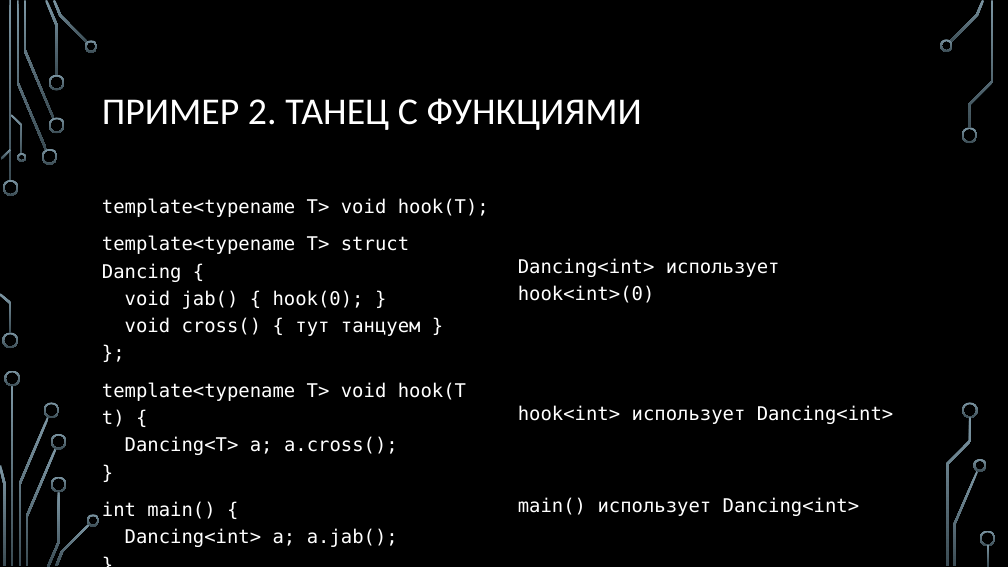
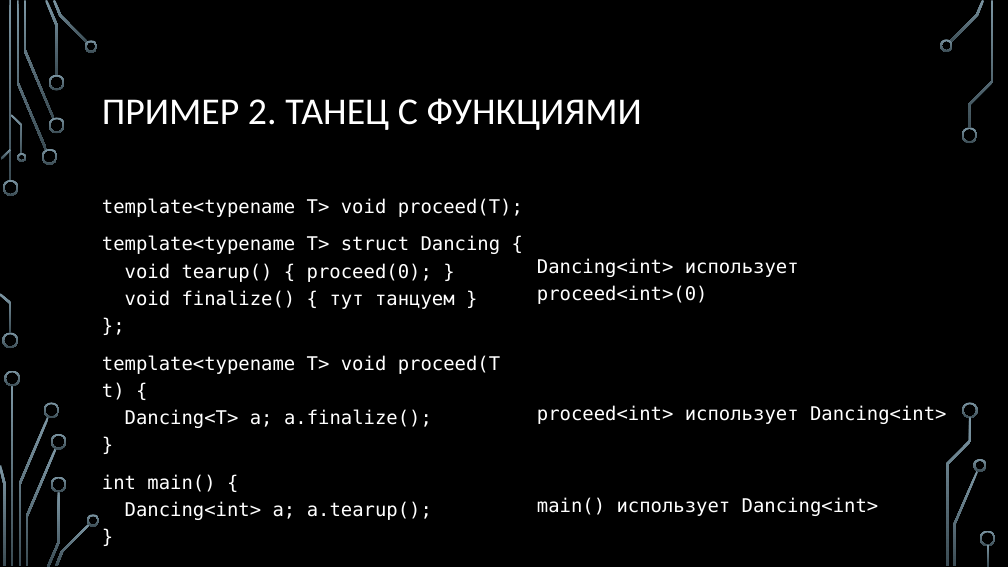
Before and after one commit to MIPT-ILab/cpp-lects-rus, a slide deck: slide 27 of slides/lec2-8-sfinae.pptx (slide 31 before the commit). Drawn at 1008x567 pixels with LibreOffice and Linux fonts; fonts in the diff are those of the drawing; background and template pictures are left out. Boxes give left, top, right and bottom in pixels: in the first picture for what was removed or moved away, otherwise in the second. Text is boxed around its words. In the diff, an @@ line names an element or a change of style, - is before the commit and + after.

```diff
--- a/slides/lec2-8-sfinae.pptx
+++ b/slides/lec2-8-sfinae.pptx
@@ text at <box>102,198,523,520</box>: text changed @@
-template<typename T> void hook(T);
-template<typename T> struct Dancing {
-void jab() { hook(0); }
-void cross() { тут танцуем }
-};
-template<typename T> void hook(T t) {
-Dancing<T> a; a.cross();
-}
-int main() {
-Dancing<int> a; a.jab();
-}
+template<typename T> void proceed(T);
+template<typename T> struct Dancing {
+void tearup() { proceed(0); }
+void finalize() { тут танцуем }
+};
+template<typename T> void proceed(T t) {
+Dancing<T> a; a.finalize();
+}
+int main() {
+Dancing<int> a; a.tearup();
+}
@@ text "Dancing<int> использует proceed<int>(0)": place and size @@
-text "Dancing<int> использует proceed<int>(0)" at <box>518,258,894,516</box>
+text "Dancing<int> использует proceed<int>(0)" at <box>537,258,947,516</box>
@@ text at <box>537,258,947,424</box>: text changed @@
-Dancing<int> использует hook<int>(0)
-hook<int> использует Dancing<int>
+Dancing<int> использует proceed<int>(0)
+proceed<int> использует Dancing<int>
```
Also in this commit, not shown: 21 other slides changed, 7 slides added, 12 other files.
